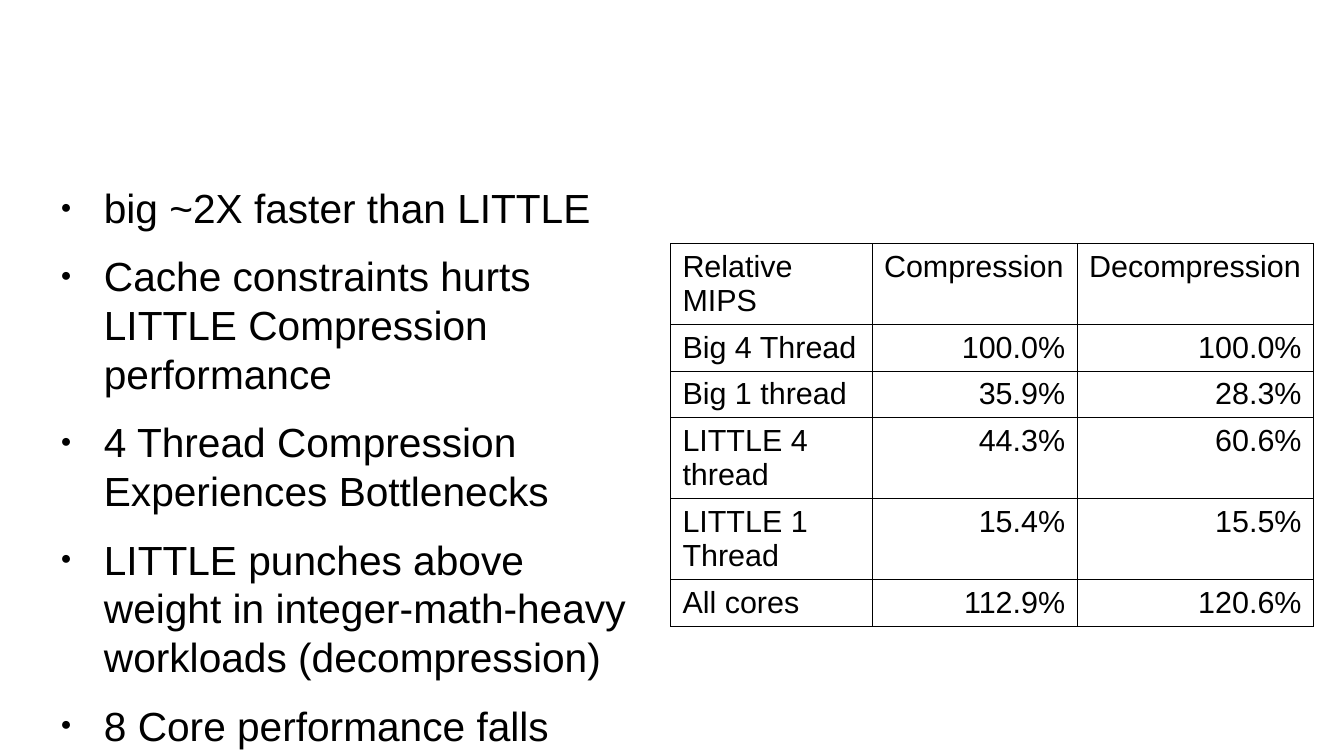
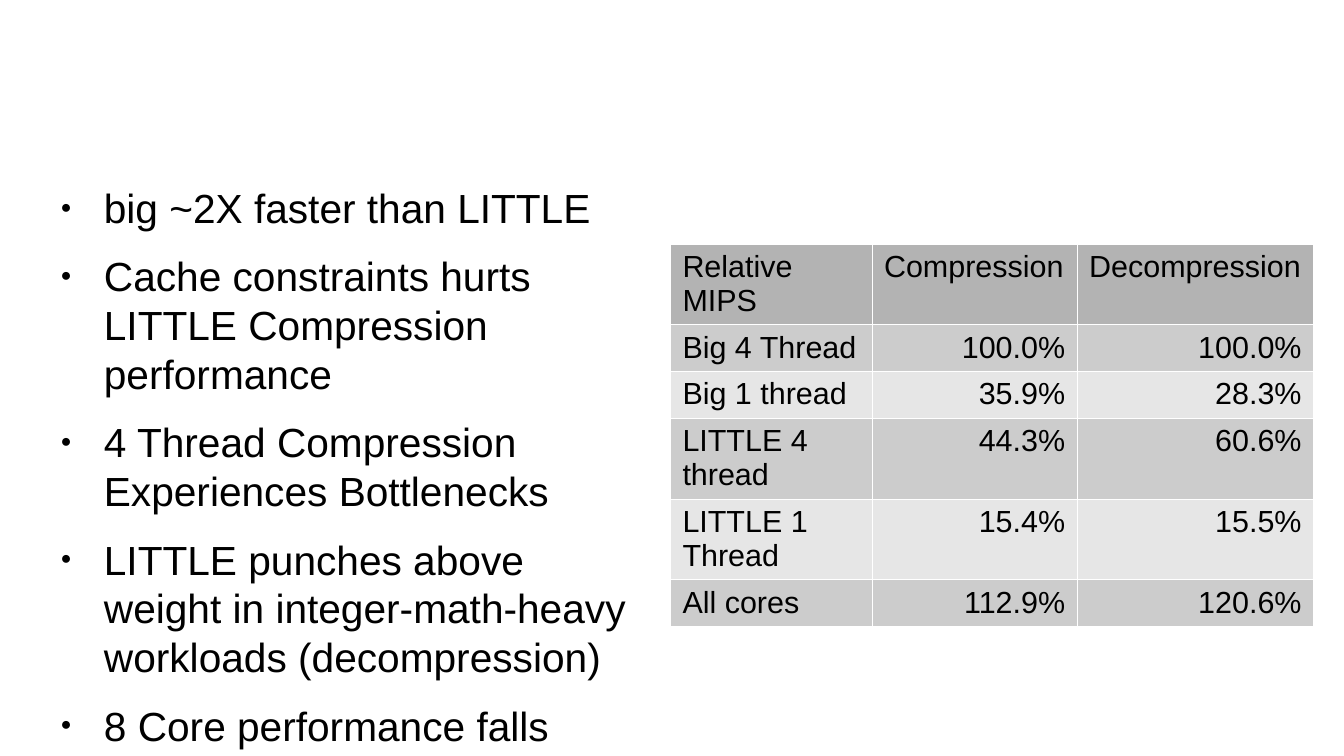
Before and after one commit to wcpannell/armbiglittle, a slide deck: slide 13 of benchmarking biglittle wcp0001.odp. Drawn at 1344x756 pixels with LibreOffice and Linux fonts; fonts in the diff are those of the drawing; background and template pictures are left out. Boxes give left, top, right and bottom in pixels: in the first picture for what was removed or moved away, otherwise in the second. Text is boxed around its words. In the diff, an @@ line names an element or a change of style, - is before the commit and + after.

```diff
--- a/benchmarking biglittle wcp0001.odp
+++ b/benchmarking biglittle wcp0001.odp
@@ table at (671, 244, 1314, 627) @@
@@ fill none to #B3B3B3 in row 1 @@
@@ fill none to #CCCCCC in 9 cells @@
@@ fill none to #E6E6E6 in 6 cells @@
@@ borders changed @@
```
Also in this commit, not shown: 1 slide added, 3 other files.
